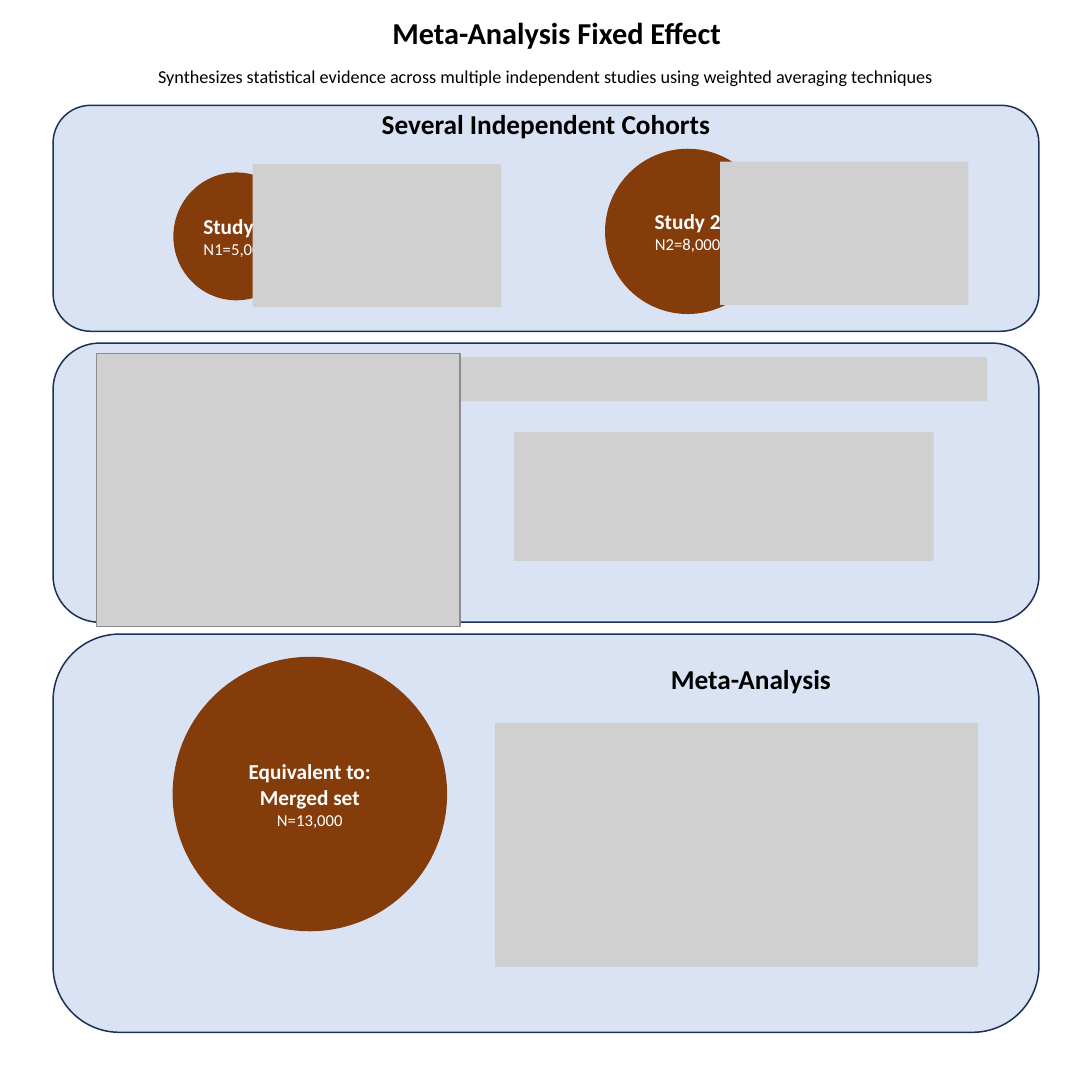
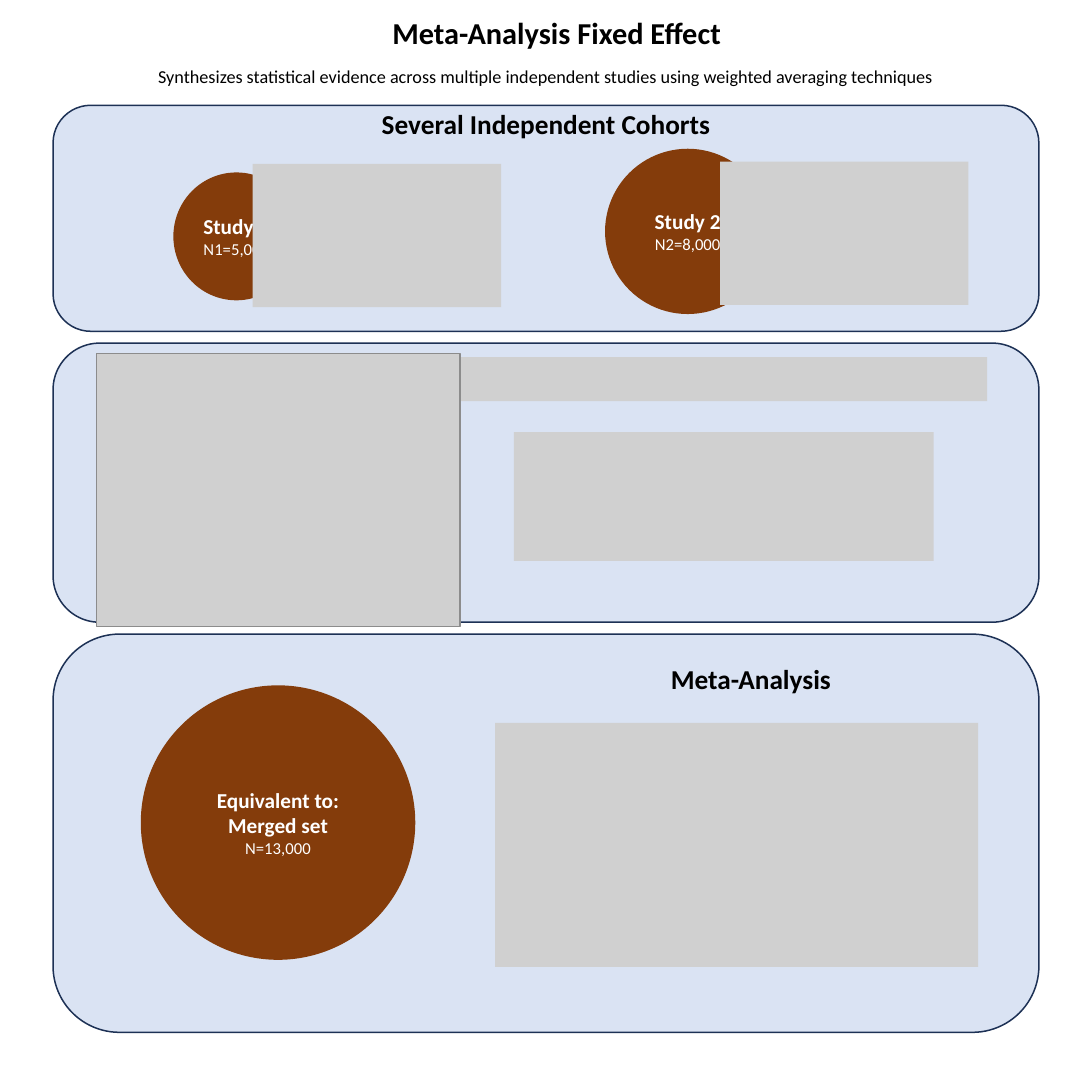
Before and after one commit to StatFunGen/statgen-prerequisites, a slide deck: slide 17 of graphical_summary/slides.pptx. Drawn at 1092x1092 pixels with LibreOffice and Linux fonts; fonts in the diff are those of the drawing; grey boxes stand for pictures. Boxes give left, top, right and bottom in pixels: in the first picture for what was removed or moved away, otherwise in the second. Text is boxed around its words. In the diff, an @@ line names an element or a change of style, - is before the commit and + after.

```diff
--- a/graphical_summary/slides.pptx
+++ b/graphical_summary/slides.pptx
@@ ellipse "Equivalent to:": place and size @@
-ellipse "Equivalent to:" at (174, 657, 447, 930)
+ellipse "Equivalent to:" at (142, 686, 415, 959)
```
Also in this commit, not shown: 2 other slides changed, 12 other files.
